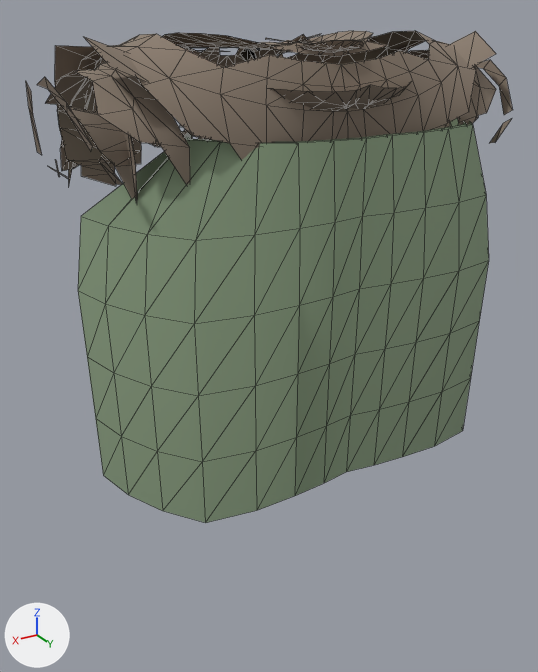
Two versions of the glTF model assets/models/outfits/wear/moss_mantle_ranger_male.gltf, one commit apart.
Both versions are drawn from a camera (50 mm lens) standing at (0.399, 0.699, 1.585) and looking at (0.03, 0.083, 1.277). The lights are fixed; the arrows at lower left show +X, +Y and +Z. The first picture is the older version. Mesh edges are drawn as thin lines. Vertices at exactly the same position are counted once.

In view in the first picture: 'moss_mantle_ranger_male'.
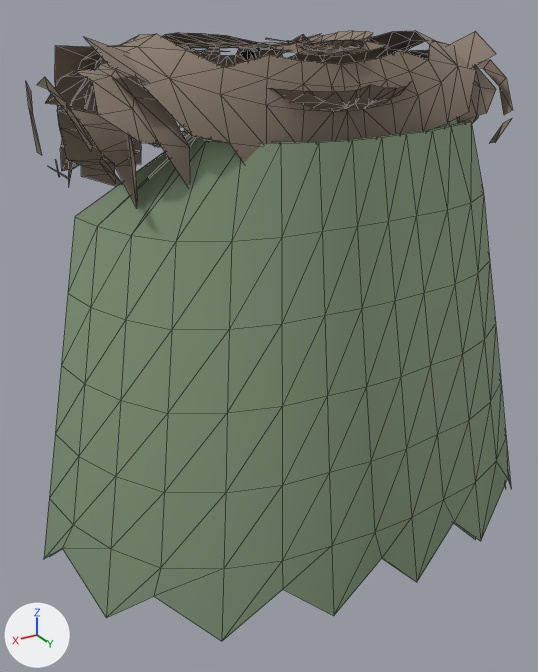
Boxes [x1, y1, x2, y2] around the edits, measured in the pictures (538 x 672 px):
'moss_mantle_ranger_male', reshaped (24% taller)
    before: [26, 30, 513, 523]
    after: [26, 30, 513, 641]
part 1 of me_moss_mantle_ranger_male, rebuilt (mostly hidden afterwards)
    before: [78, 121, 489, 523]
    after: [49, 118, 506, 557]
part 2 of me_moss_mantle_ranger_male, rebuilt (mostly hidden before)
    before: [186, 118, 467, 143]
    after: [44, 121, 511, 641]

What the commit changed:
me_moss_mantle_ranger_male is used by ob_moss_mantle_ranger_male; location (0.0, 0.0, 0.0).
me_moss_mantle_ranger_male had 1067 vertices, 1279 faces and spanned x -0.237..0.237, y -0.12..0.2, z 1.158..1.571.
me_moss_mantle_ranger_male now has 1111 vertices, 1359 faces and spans x -0.282..0.282, y -0.12..0.276, z 1.072..1.571.
me_moss_mantle_ranger_male part 1: the loose piece of 90 vertices spanning x -0.22..0.22, y 0.053..0.2, z 1.158..1.491 is rebuilt with 112 vertices and now spans x -0.276..0.276, y 0.046..0.27, z 1.072..1.491.
me_moss_mantle_ranger_male part 2: the loose piece of 90 vertices spanning x -0.215..0.215, y 0.052..0.196, z 1.158..1.491 is rebuilt with 112 vertices and now spans x -0.282..0.282, y 0.046..0.276, z 1.072..1.491.
